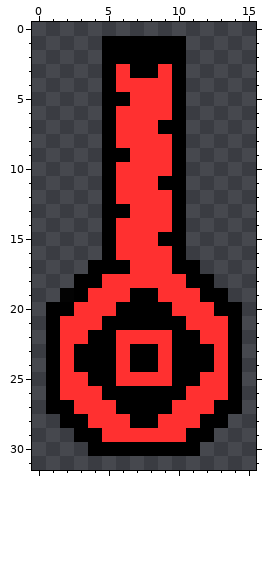
Pixel-art sprite -- android/assets/Turret.png. The picture above is the old version.
The file is 16x32 pixels. Pixels under 10% opacity are left out.
New version:
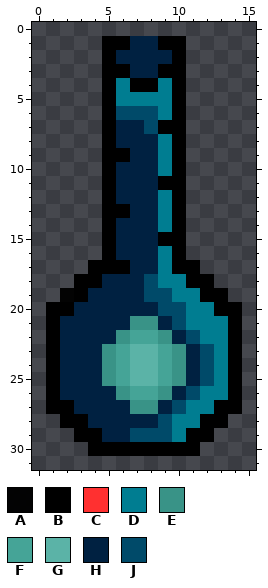
Palette (. is transparent): A #000000f3  B #000000  C #ff3030  D #007d91  E #399387  F #45a497  G #5bb3a7  H #002141  J #004a69
Message: Graphics improved; Ships shoot towards turrets
Diff:
Changed rows in their new state; - is an unchanged pixel.
first column x 2:
 1 -----HH-----
 2 ----HHHH----
 3 ----BHHB----
 4 ----DBBD----
 5 ----DDDD----
 6 ----JJJD----
 7 ----HHJ-----
 8 ----HHHD----
 9 -----HHD----
10 ----HHHD----
11 ----HHH-----
12 ----HHHD----
13 -----HHD----
14 ----HHHD----
15 ----HHH-----
16 ----HHHD----
17 -----HHD----
18 ---HHHJDD---
19 --HHHHJJDD--
20 -HHHHHHJJDD-
21 HHHHHEEHJDDD
22 HHHHEFFEHJDD
23 HHHEFGGFEHJD
24 HHHEFGGFEHJD
25 HHHEFGGFEHJD
26 HHHHEFFEHJDD
27 -HHHHEEHJDD-
28 --HHHHHJDD--
29 ---HHJJJD---
Where, in picture pixels (left, top, right, bottom), the same in both pictures:
changed: (60, 36, 228, 442)
